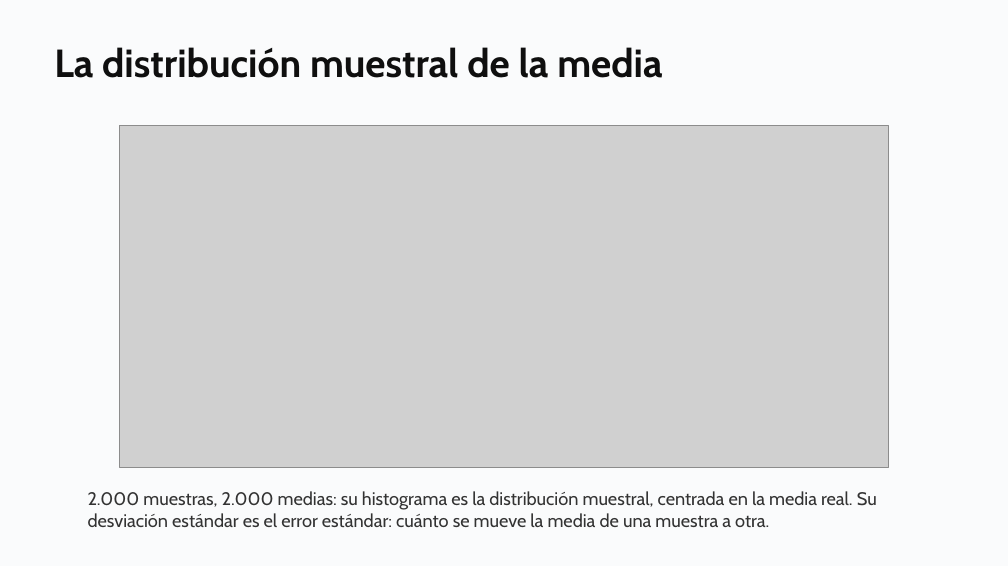
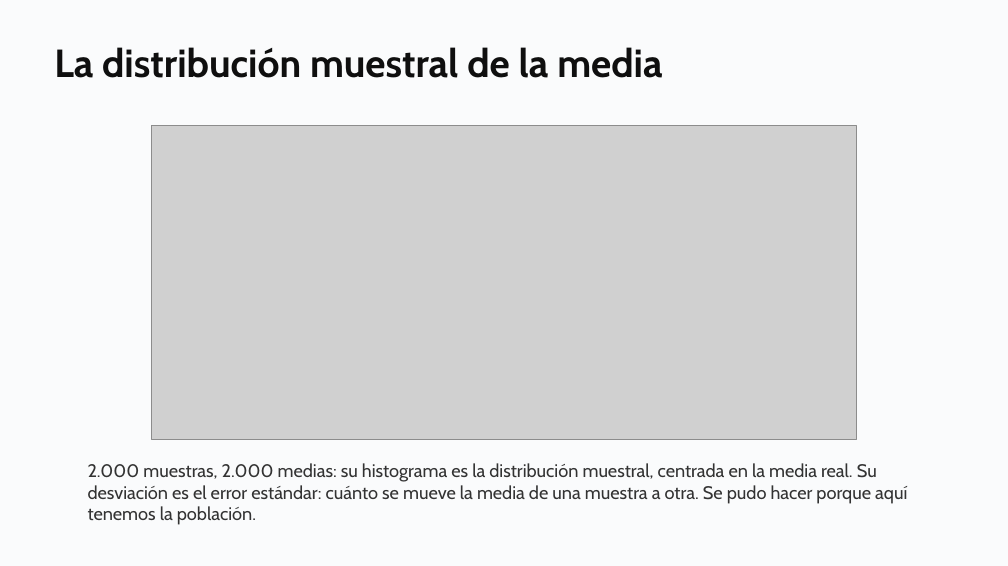
Before and after one commit to daniopitz/diplomado-cdd, a slide deck: slide 13 of presentaciones/clase05_probabilidad_inferencia.pptx. Drawn at 1008x566 pixels with LibreOffice and Linux fonts; fonts in the diff are those of the drawing; grey boxes stand for pictures. Boxes give left, top, right and bottom in pixels: in the first picture for what was removed or moved away, otherwise in the second. Text is boxed around its words. In the diff, an @@ line names an element or a change of style, - is before the commit and + after.

```diff
--- a/presentaciones/clase05_probabilidad_inferencia.pptx
+++ b/presentaciones/clase05_probabilidad_inferencia.pptx
@@ picture: place and size @@
-picture at [120, 126, 889, 468]
+picture at [151, 126, 857, 439]
@@ text at [88, 463, 907, 525]: text changed @@
-2.000 muestras, 2.000 medias: su histograma es la distribución muestral, centrada en la media real. Su desviación estándar es el error estándar: cuánto se mueve la media de una muestra a otra.
+2.000 muestras, 2.000 medias: su histograma es la distribución muestral, centrada en la media real. Su desviación es el error estándar: cuánto se mueve la media de una muestra a otra. Se pudo hacer porque aquí tenemos la población.
```
Also in this commit, not shown: 1 other slide changed, 3 other files.
